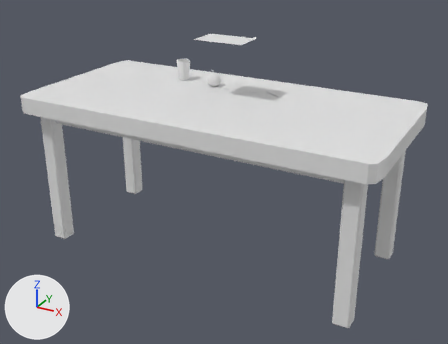
The Blender file SpieleProgSoSe2017/Assets/Meshes/SurroundingRoom/blend/TheRoom.blend: old version first, new version second.
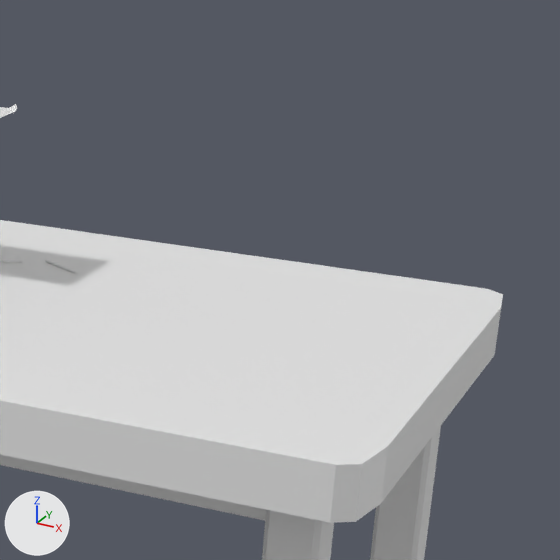
Each version is shown whole from a 50 mm camera at (1379.0, -2466.0, 1622.0) aimed at (49.0, -47.0, 413.0), then close up on the part from 56% to 100% of the width and 0% to 57% of the height. Lighting does not change. The marker at lower left points along +X, +Y and +Z.

Objects in the first close-up: 'TablePlate', 'TablePlate.001', 'TablePlate.004', 'TablePlate.005'.
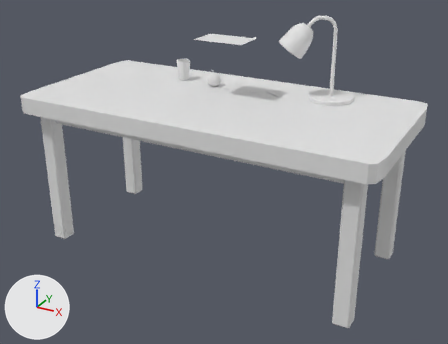
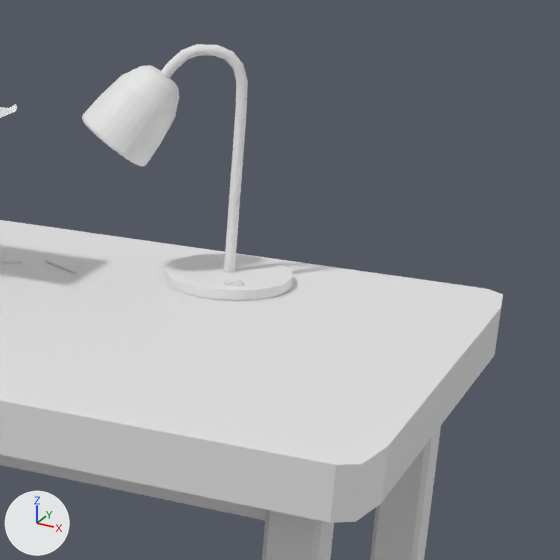
Boxes [x1, y1, x2, y2] around the edits, measured in the close-ups (560 x 560 px):
```json
{"object": "Hat", "change": "shown", "after": [82, 65, 179, 166]}
{"object": "Base", "change": "shown", "after": [164, 254, 293, 300]}
{"object": "Estilus", "change": "shown", "after": [161, 44, 248, 273]}
```

The change, as JSON lines over the scene's bpy script:
```json
{"op": "remove", "block": "ob_base", "code": "ob_base.hide_viewport = True"}
{"op": "remove", "block": "ob_estilus", "code": "ob_estilus.hide_viewport = True"}
{"op": "remove", "block": "ob_hat", "code": "ob_hat.hide_viewport = True"}
```
